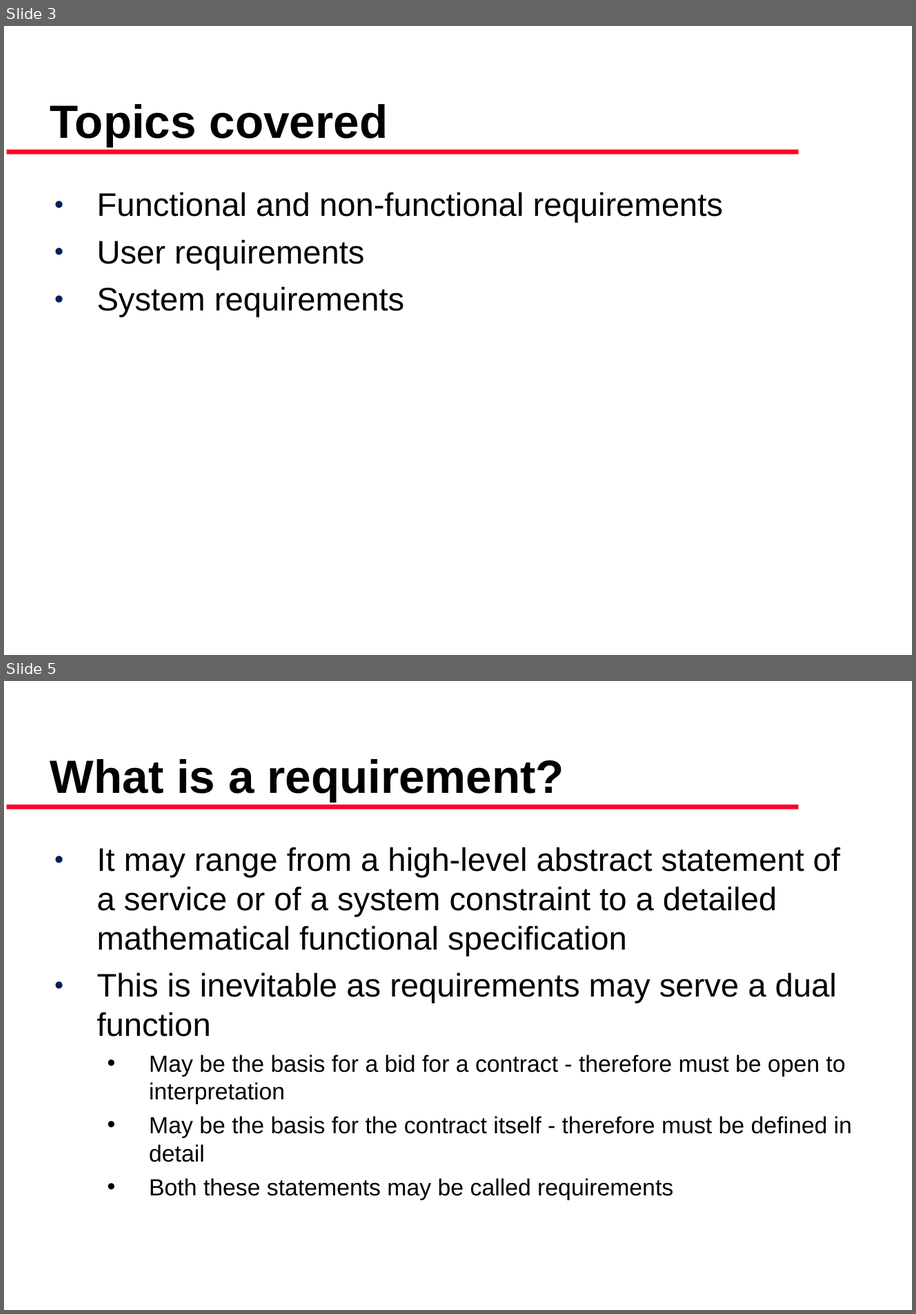
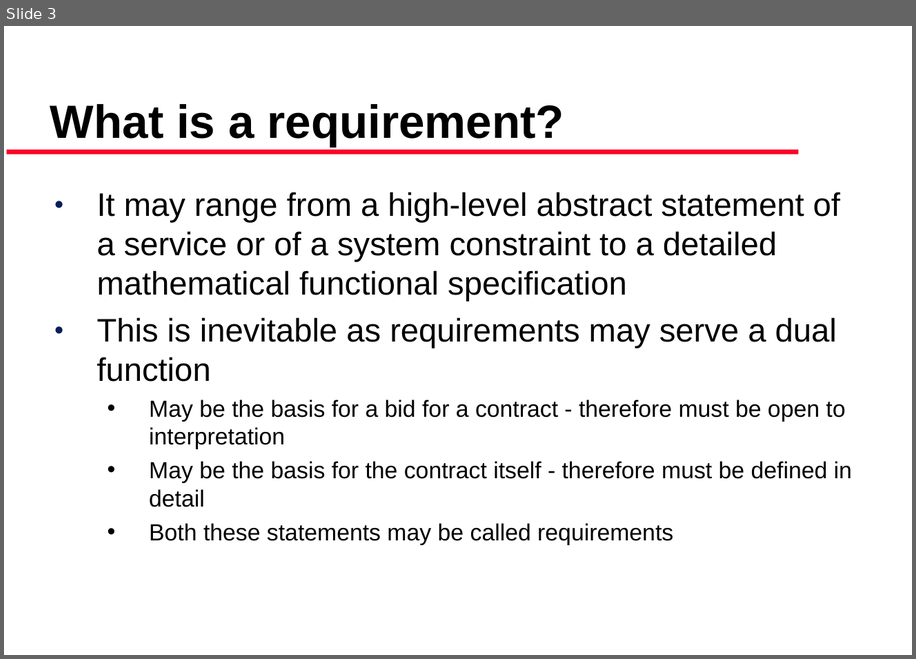
Before and after one commit to robispider/bdgovtest, a slide deck: Presentation/software Requirements.ppt. Shown one above the other, each under a label of ours: slides 3 and 5 before the commit, slide 3 after it; the slides between them are not shown. The pictures are 916x1314 and 916x659 pixels, drawn with LibreOffice and Linux fonts; fonts in the diff are those of the drawing. Boxes give left, top, right and bottom in pixels: in the first picture for what was removed or moved away, otherwise in the second. Text is boxed around its words. In the diff, an @@ line names an element or a change of style, - is before the commit and + after.

```diff
--- a/Presentation/software Requirements.ppt
+++ b/Presentation/software Requirements.ppt
@@ slide 3 removed at (4, 26, 912, 655), background #FFFFFF; not listed: 1 template element that a slide beside it also shows @@
@@ title removed at (50, 104, 388, 147) @@
-Topics covered
@@ text removed at (97, 192, 723, 317) @@
-● Functional and non-functional requirements
-● User requirements
-● System requirements
@@ what was slide 5 is now slide 3 @@
```
Also in this commit, not shown: 2 slides changed, 1 slide added, 4 other slides removed, 6 other files.
